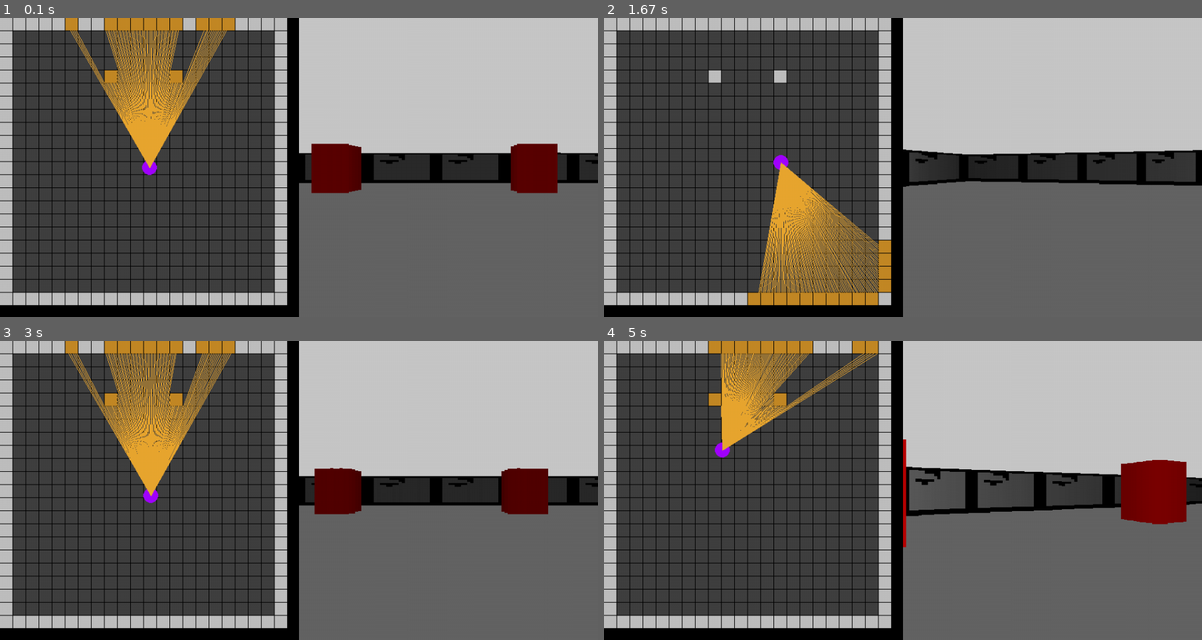
Above: before the commit, frames 1-4 (two rows, left to right).
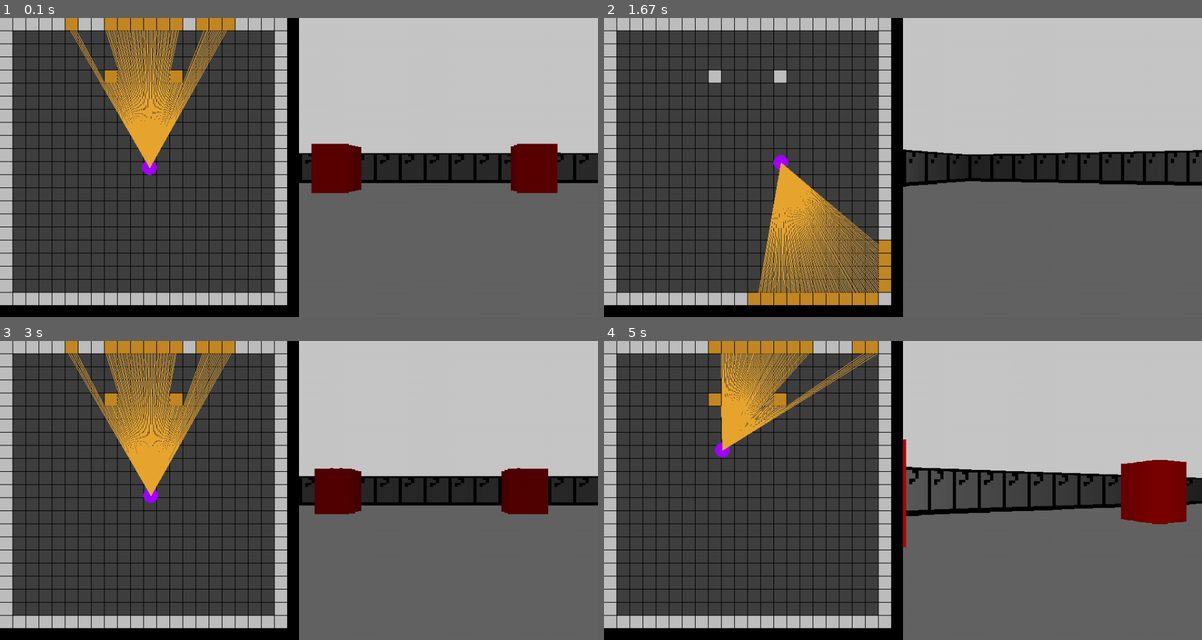
Above: after the commit, the same moments.

Repository: TLDispenser/My-Projects
Game: pygame game, started from 3d Rendering egenen/pygame_rendering/rendering.py
Same seed, same stepped clock (60 frames per second), same inputs: the game is played once before the commit and once after it.
Inputs:
- Up to frame 1 (0.1 s): no input
- Up to frame 2 (1.67 s): hold Right 0.33-0.8 s; hold Up 0.83-1.13 s; hold Right 1.17-1.63 s
- Up to frame 3 (3 s): hold Left 1.67-2.2 s; hold Down 2.23-2.53 s; hold Left 2.57-2.97 s
- Up to frame 4 (5 s): hold Up 3-3.37 s; hold Right 3.4-4.03 s; hold Down 4.07-4.43 s; hold Left 4.47-4.93 s; hold Right from 4.97 s (still down)

The runs differ from the first frame. In frame 1, 1.0% of the frame differs, in the area x 50-100%, y 45-55%; in frame 2, 1.3%; in frame 3, 0.9%; in frame 4, 1.4%, in the area x 50-100%, y 43-57%.

Commit message:
Update rendering.py

Diff:
--- a/3d Rendering egenen/pygame_rendering/rendering.py
+++ b/3d Rendering egenen/pygame_rendering/rendering.py
@@ -136,49 +136,43 @@
         texture_counter = 0
         number_of_symbol_prevous = 0
         temp_depth_range_counter = 0
+        texture_counter_increaser = len(visible_tiles) / TILES_TO_SEE
         for where_and_how_much in range(0, len(result), 2):
-            #texture_counter = result[where_and_how_much + 1] % TEXTURE_SIZE
-            #use 1 devoided my somthing like depth to not increase when geting closer
-            #check to see how many tiles im seeing!!!!!!!
-            texture_counter_increaser = len(visible_tiles) / TEXTURE_SIZE
             for number_of_symbol in range(result[where_and_how_much + 1]):
                 depth = temp_depth_list[temp_depth_range_counter]
                 #calculate wall_height
                 wall_height = (TILE_SIZE * SCREEN_HEIGHT) / (depth + 0.1)
                 # Fix wall height if too large or small
-
                 if wall_height > SCREEN_HEIGHT:
                     wall_height = SCREEN_HEIGHT
                 elif wall_height < TILE_SIZE:
                     wall_height = TILE_SIZE
+                #shading devider
+                shade_dev = (1 + depth * depth * 0.0001)
                 #here is how to add what you want with colors
                 if result[where_and_how_much] == '#' or result[where_and_how_much] == '$':
-                    color0 = (int(WALL1_TEXTURE[int(texture_counter) + (pixel_y_pozition * TEXTURE_SIZE)]) * 255) / (1 + depth * depth * 0.0001)
-                    color1 = (int(WALL1_TEXTURE[int(texture_counter) + (pixel_y_pozition * TEXTURE_SIZE)]) * 255) / (1 + depth * depth * 0.0001)
-                    color2 = (int(WALL1_TEXTURE[int(texture_counter) + (pixel_y_pozition * TEXTURE_SIZE)]) * 255) / (1 + depth * depth * 0.0001)
+                    color0 = (int(WALL1_TEXTURE[int(texture_counter) + (pixel_y_pozition * TEXTURE_SIZE)]) * 255) / shade_dev
+                    color1 = (int(WALL1_TEXTURE[int(texture_counter) + (pixel_y_pozition * TEXTURE_SIZE)]) * 255) / shade_dev
+                    color2 = (int(WALL1_TEXTURE[int(texture_counter) + (pixel_y_pozition * TEXTURE_SIZE)]) * 255) / shade_dev
                 if result[where_and_how_much] == 'b':
-                    color0 = 255 / (1 + depth * depth * 0.0001)
-                    color1 = 0 / (1 + depth * depth * 0.0001)
-                    color2 = 0 / (1 + depth * depth * 0.0001)
+                    color0 = 255 / shade_dev
+                    color1 = 0 / shade_dev
+                    color2 = 0 / shade_dev
                 if result[where_and_how_much] == 'M':
-                    texture_position = int(texture_counter) #(texture_counter // TILES_TO_SEE) * (TEXTURE_SIZE // (TEXTURE_SIZE // TILES_TO_SEE))
-                    #(texture_counter / TILES_TO_SEE) * TEXTURE_SIZE
-                    #(TILES_TO_SEE / texture_counter)
-                     #ONLY WANT TO SHOW 1 so maybe devide or multply by TILES_TO_SEE BUT it figure out to to keep in array
-                    color0 = MUSHROOMM[pixel_y_pozition][texture_position][0] / (1 + depth * depth * 0.0001)
-                    color1 = MUSHROOMM[pixel_y_pozition][texture_position][1] / (1 + depth * depth * 0.0001)
-                    color2 = MUSHROOMM[pixel_y_pozition][texture_position][2] / (1 + depth * depth * 0.0001)
+                    #fix here
+                    texture_position = int(texture_counter) #int((temp_depth_range_counter % TEXTURE_SIZE) * (result[where_and_how_much + 1] / TEXTURE_SIZE))
+                    color0 = MUSHROOMM[pixel_y_pozition][texture_position][0] / shade_dev
+                    color1 = MUSHROOMM[pixel_y_pozition][texture_position][1] / shade_dev
+                    color2 = MUSHROOMM[pixel_y_pozition][texture_position][2] / shade_dev
                 #draw 3D projection
                 """pygame.draw.rect(what screen? , color (hex), (x, y, width, hight)"""
                 if printt and pixel_y_pozition == 0:
                     print(f"{result[where_and_how_much]}, Line: {pixel_y_pozition}, {number_of_symbol} / {result[where_ …(561 unchanged characters)…
                 pygame.draw.rect(win, (color0, color1, color2),  (SCREEN_WIDTH  / 2 + ((number_of_symbol + number_of_symbol_prevous) * SCALE),  ((SCREEN_HEIGHT / 2) - (wall_height / 2)) + (((wall_height / TEXTURE_SIZE) * (pixel_y_pozition))) , SCALE, wall_height /  (TEXTURE_SIZE / 2)))
-                # Increment `texture_counter` and wrap around if it exceeds `TEXTURE_SIZE`
                 texture_counter += texture_counter_increaser
                 if texture_counter >= TEXTURE_SIZE:
                     texture_counter = 0  # Wrap counter within texture array bounds
                 temp_depth_range_counter += 1
-            #int(texture_counter)
             number_of_symbol_prevous +=  result[where_and_how_much + 1]
     pygame.display.flip()
 #movement direction
